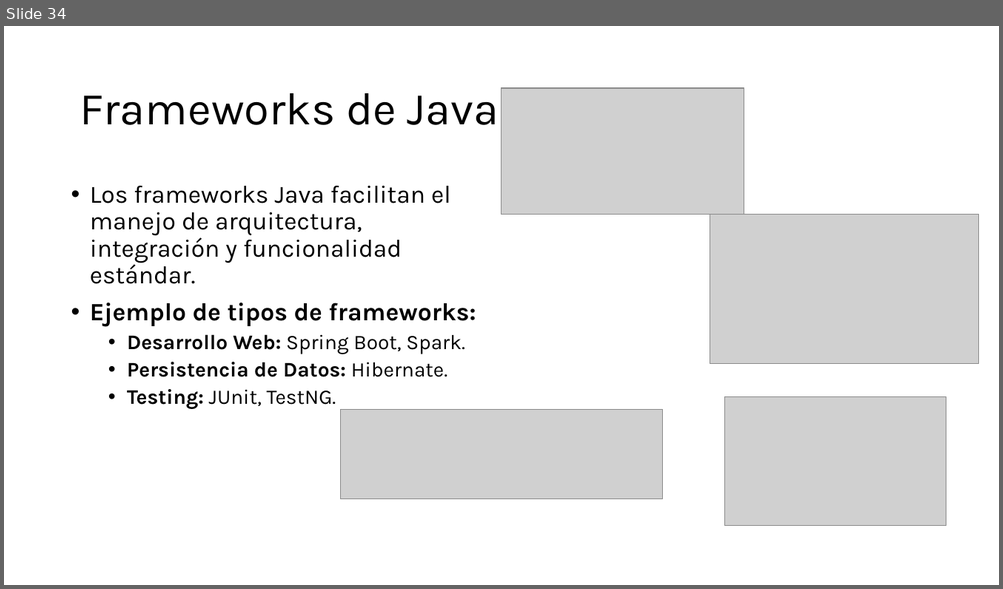
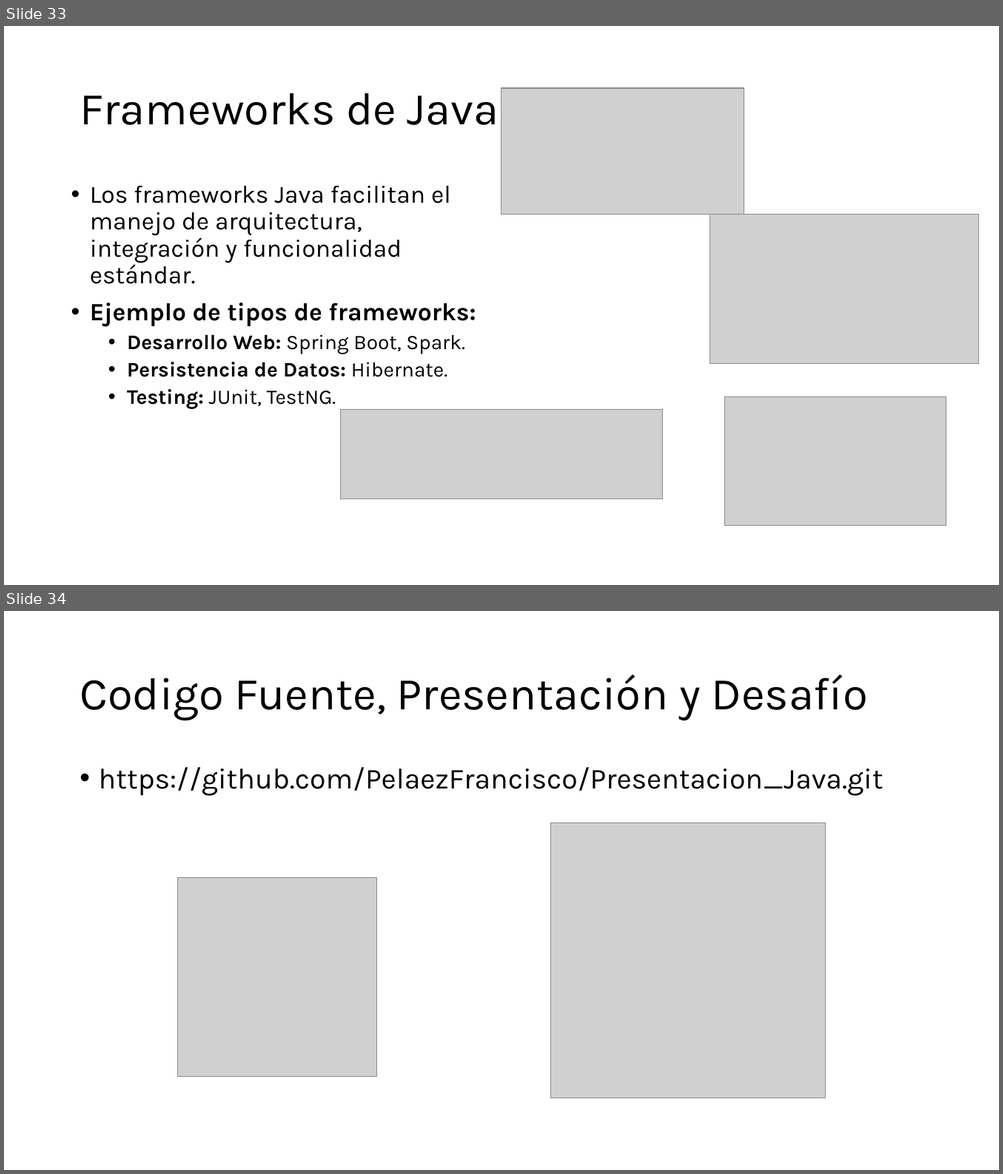
Before and after one commit to PelaezFrancisco/Presentacion_Java, a slide deck: Digital_Essentials-Java.pptx. Shown one above the other, each under a label of ours: slide 34 before the commit, slides 33 and 34 after it. The pictures are 1003x589 and 1003x1174 pixels, drawn with LibreOffice and Linux fonts; fonts in the diff are those of the drawing; grey boxes stand for pictures. Boxes give left, top, right and bottom in pixels: in the first picture for what was removed or moved away, otherwise in the second. Text is boxed around its words. In the diff, an @@ line names an element or a change of style, - is before the commit and + after.

```diff
--- a/Digital_Essentials-Java.pptx
+++ b/Digital_Essentials-Java.pptx
@@ slide 34 added at (x1=4, y1=611, x2=999, y2=1170), background #FFFFFF @@
@@ title added at (x1=79, y1=675, x2=868, y2=721), 44 pt, text #000000 @@
+Codigo Fuente, Presentación y Desafío
@@ text added at (x1=99, y1=767, x2=883, y2=796), 28 pt, text #000000 @@
+• https://github.com/PelaezFrancisco/Presentacion_Java.git
@@ picture added at (x1=550, y1=823, x2=825, y2=1099) @@
@@ picture added at (x1=178, y1=878, x2=377, y2=1077) @@
@@ what was slide 34 is now slide 33 @@
```
Also in this commit, not shown: 1 slide changed, 1 other slide added, 2 slides removed.
